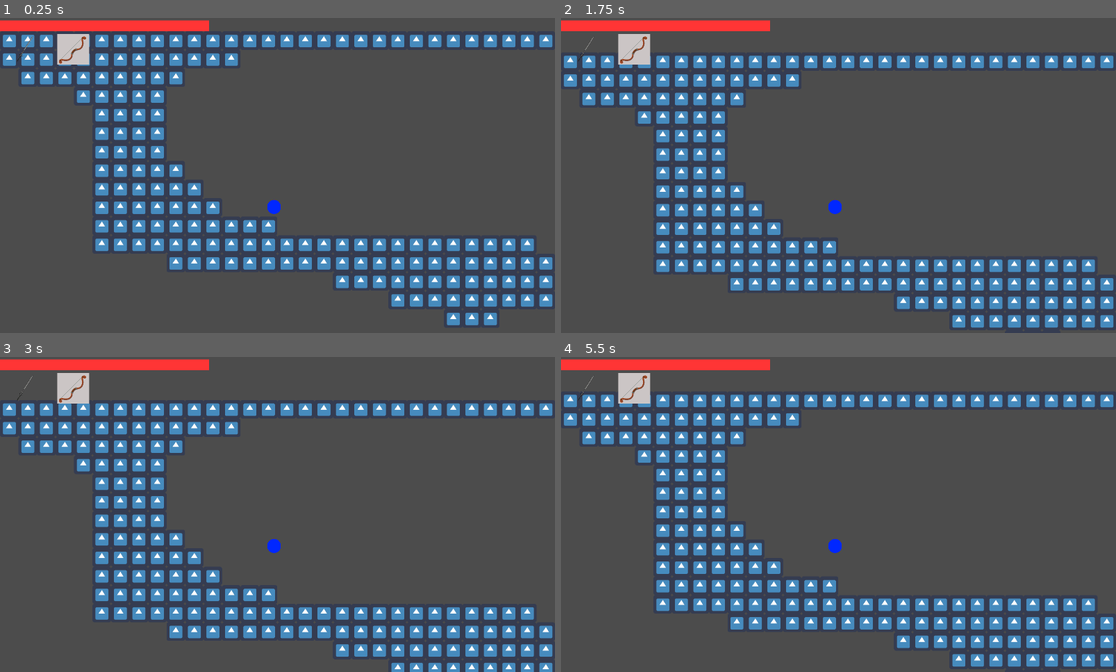
Above: before the commit, frames 1-4 (two rows, left to right).
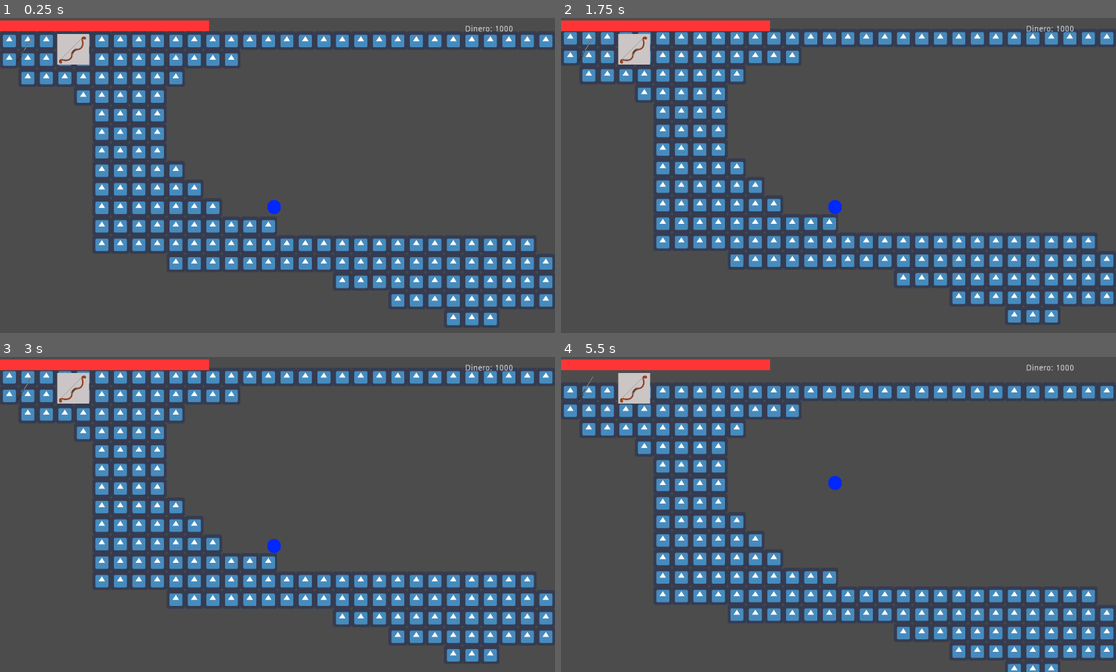
Above: after the commit, the same moments.

Repository: Krodha/Plataformas
Game: Godot game, scene res://Assets/Escenas/Mapa.tscn
The game is run twice, just before and just after one commit, with the same random seed, the same clock (stepped at 60 frames per second) and the same inputs. The engine's default icon, where the game draws it, is replaced by a stand-in: a white triangle on a blue panel in a dark square.
Inputs (mouse positions are in pixels of both pictures, inside the frame that each line leads up to):
- Up to frame 1 (0.25 s): no input
- Up to frame 2 (1.75 s): move the mouse to (960, 159) at 0.52 s; tap R (ui_r) at 0.6, 1.55 s; tap Enter at 1.25 s; move the mouse to (727, 191) at 1.27 s; click (727, 191) at 1.35 s
- Up to frame 3 (3 s): move the mouse to (333, 445) at 2.02 s; tap Space (Espacio) at 2.1 s; tap R (ui_r) at 2.3, 2.85 s; move the mouse to (249, 577) at 2.77 s
- Up to frame 4 (5.5 s): tap Space (Espacio) at 3.5, 5.1 s; move the mouse to (1005, 561) at 3.52 s; tap R (ui_r) at 3.6, 4.55, 5.3 s; move the mouse to (672, 467) at 4.27 s; click (672, 467) at 4.35 s; move the mouse to (866, 514) at 5.02 s

The runs differ from the first frame. In frame 1, less than 0.1% of the frame differs, in the area x 83-93%, y 2-5%; in frame 2, 21%; in frame 3, 24%, in the area x 0-100%, y 2-100%; in frame 4, 19%.

Commit message:
Menu Tocho
Nuevo mini menu para cuando estas jugando (de estos menus chiquitos que te salen en medio de la partida que siempre los activas sin querer, sabes?). Pues hice uno así con opciones como salir, reiniciar, cambiar la skin o ir al menu de escalado de habilidades, que es otro menú diferente en el que puedes subir habilidades con el dinero que vas ganando a medida que te cargas enemigos (Por ahora solo está funcional la velocidad, la vida y la fuerza aun están por conectar) Me siento Jesucristo porque hice esto todito ahora jiijiji

Diff:
--- a/Assets/Escenas/Calavera.gd
+++ b/Assets/Escenas/Calavera.gd
@@ -29,6 +29,7 @@
 		$Sprite.flip_h = true
 
 	if vidas_calavera <= 0:
+		GLOBAL.dinero += 100
 		queue_free()
 
 func _on_HitBox_body_entered(body):
--- a/Assets/Escenas/CalaveraLanzadora.gd
+++ b/Assets/Escenas/CalaveraLanzadora.gd
@@ -32,6 +32,7 @@
 		$Sprite.flip_h = true
 
 	if vidas_calavera <= 0:
+		GLOBAL.dinero += 250
 		queue_free()
 
 	$Position2D.look_at(jugador.global_position)
--- a/Assets/Escenas/Camera.gd
+++ b/Assets/Escenas/Camera.gd
@@ -7,7 +7,7 @@
 func _ready():
 	player_vivo = true
 
-func _process(delta):
+func _process(_delta):
 	if player_vivo:
 		global_position = player.global_position
 	$YOU_DIED.global_position = get_camera_position()
--- a/Assets/Escenas/GLOBAL.gd
+++ b/Assets/Escenas/GLOBAL.gd
@@ -1,3 +1,14 @@
 extends Node
 
 var player_skin : int
+
+onready var fuerza = 1
+onready var fuerza_lvl = 0
+
+onready var vida = 1
+onready var vida_lvl = 0
+
+onready var velocidad = 1
+onready var velocidad_lvl = 0
+
+onready var dinero = 1000
--- a/Assets/Escenas/HUD.gd
+++ b/Assets/Escenas/HUD.gd
@@ -1,4 +1,7 @@
 extends CanvasLayer
+
+func _process(_delta):
+	$Dinero_player.text = "Dinero: " + str(GLOBAL.dinero)
 
 func _on_Player_perder():
 	$ResetTimer.start()
--- a/Assets/Escenas/HUD.tscn
+++ b/Assets/Escenas/HUD.tscn
@@ -1,8 +1,9 @@
-[gd_scene load_steps=8 format=2]
+[gd_scene load_steps=9 format=2]
 
 [ext_resource path="res://Assets/Sprites/Espada.png" type="Texture" id=1]
 [ext_resource path="res://Assets/Escenas/HUD.gd" type="Script" id=2]
 [ext_resource path="res://Assets/Sprites/Arco.png" type="Texture" id=3]
+[ext_resource path="res://Assets/Escenas/Menu.tscn" type="PackedScene" id=4]
 
 [sub_resource type="Animation" id=1]
 resource_name = "CambiarAArco"
@@ -83,4 +84,23 @@
 "_edit_use_anchors_": false
 }
 
+[node name="Dinero_player" type="Label" parent="."]
+anchor_left = 0.838
+anchor_top = 0.023
+anchor_right = 0.924
+anchor_bottom = 0.049
+margin_left = -0.131958
+margin_top = 0.306322
+margin_right = -82.252
+margin_bottom = -13.9817
+rect_scale = Vector2( 2, 2 )
+align = 1
+valign = 1
+__meta__ = {
+"_edit_use_anchors_": false
+}
+
+[node name="Menu" parent="." instance=ExtResource( 4 )]
+visible = false
+
 [connection signal="timeout" from="ResetTimer" to="." method="_on_ResetTimer_timeout"]
--- a/Assets/Escenas/Mapa.gd
+++ b/Assets/Escenas/Mapa.gd
@@ -1,5 +1,5 @@
 extends Node
 
-func _physics_process(delta):
-	if Input.is_action_just_pressed("ui_r"):
-		get_tree().call_deferred("reload_current_scene")
+func _process(_delta):
+	if Input.is_action_just_pressed("exit"):
+		get_tree().get_nodes_in_group("HUD")[0].get_node("Menu").visible = true
--- /dev/null
+++ b/Assets/Escenas/Menu.gd
@@ -0,0 +1,23 @@
+extends Control
+
+
+
+func _on_Habilidades_pressed():
+	$MiniMenu.visible = false
+	$MenuHabilidades.visible = true
+
+
+func _on_Restart_pressed():
+	get_tree().call_deferred("reload_current_scene")
+
+
+func _on_Main_menu_pressed():
+	get_tree().quit()
+
+
+func _on_Skin_pressed():
+	get_tree().call_deferred("change_scene", "res://Assets/Escenas/Chose_skin.tscn")
+
+
+func _on_Quitar_pressed():
+	get_tree().get_nodes_in_group("HUD")[0].get_node("Menu").visible = false
--- /dev/null
+++ b/Assets/Escenas/Menu.tscn
@@ -0,0 +1,88 @@
+[gd_scene load_steps=4 format=2]
+
+[ext_resource path="res://Assets/Sprites/Menú Base.png" type="Texture" id=1]
+[ext_resource path="res://Assets/Escenas/Menu.gd" type="Script" id=2]
+[ext_resource path="res://Assets/Escenas/MenuHabilidades.tscn" type="PackedScene" id=3]
+
+[node name="Menu" type="Control" groups=[
+"Menu",
+]]
+anchor_right = 1.0
+anchor_bottom = 1.0
+script = ExtResource( 2 )
+__meta__ = {
+"_edit_use_anchors_": false
+}
+
+[node name="MiniMenu" type="NinePatchRect" parent="."]
+anchor_left = 0.01
+anchor_top = 0.01
+anchor_right = 0.264
+anchor_bottom = 0.707
+margin_right = 0.119995
+margin_bottom = -0.216003
+texture = ExtResource( 1 )
+patch_margin_left = 20
+patch_margin_top = 20
+patch_margin_right = 20
+patch_margin_bottom = 20
+__meta__ = {
+"_edit_use_anchors_": false
+}
+
+[node name="VBoxContainer" type="VBoxContainer" parent="MiniMenu"]
+anchor_left = 0.15
+anchor_top = 0.15
+anchor_right = 0.85
+anchor_bottom = 0.85
+custom_constants/separation = 40
+__meta__ = {
+"_edit_use_anchors_": false
+}
+
+[node name="Habilidades" type="Button" parent="MiniMenu/VBoxContainer"]
+margin_right = 341.0
+margin_bottom = 74.0
+size_flags_vertical = 3
+custom_colors/font_color_disabled = Color( 1, 1, 1, 1 )
+custom_colors/font_color = Color( 1, 1, 1, 1 )
+custom_colors/font_color_hover = Color( 1, 1, 1, 1 )
+custom_colors/font_color_pressed = Color( 1, 1, 1, 1 )
+text = "HABILIDADES"
+
+[node name="Skin" type="Button" parent="MiniMenu/VBoxContainer"]
+margin_top = 114.0
+margin_right = 341.0
+margin_bottom = 188.0
+size_flags_vertical = 3
+text = "SKIN"
+
+[node name="Restart" type="Button" parent="MiniMenu/VBoxContainer"]
+margin_top = 228.0
+margin_right = 341.0
+margin_bottom = 302.0
+size_flags_vertical = 3
+text = "REINICIAR"
+
+[node name="Quitar" type="Button" parent="MiniMenu/VBoxContainer"]
+margin_top = 342.0
+margin_right = 341.0
+margin_bottom = 416.0
+size_flags_vertical = 3
+text = "QUITAR MENÚ"
+
+[node name="Main_menu" type="Button" parent="MiniMenu/VBoxContainer"]
+margin_top = 456.0
+margin_right = 341.0
+margin_bottom = 530.0
+size_flags_vertical = 3
+text = "MENÚ PRINCIPAL"
+
+[node name="MenuHabilidades" parent="." instance=ExtResource( 3 )]
+visible = false
+
+[connection signal="pressed" from="MiniMenu/VBoxContainer/Habilidades" to="." method="_on_Habilidades_pressed"]
+[connection signal="pressed" from="MiniMenu/VBoxContainer/Skin" to="." method="_on_Skin_pressed"]
+[connection signal="pressed" from="MiniMenu/VBoxContainer/Restart" to="." method="_on_Restart_pressed"]
+[connection signal="pressed" from="MiniMenu/VBoxContainer/Quitar" to="." method="_on_Quitar_pressed"]
+[connection signal="pressed" from="MiniMenu/VBoxContainer/Main_menu" to="." method="_on_Main_menu_pressed"]
--- /dev/null
+++ b/Assets/Escenas/MenuHabilidades.gd
@@ -0,0 +1,33 @@
+extends Control
+
+func _process(_delta):
+	GLOBAL.dinero = clamp(GLOBAL.dinero,0,999999999)
+	$NinePatchRect/HBoxContainer/Value/Vida.text = "Nivel " + str(GLOBAL.vida_lvl)
+	$NinePatchRect/HBoxContainer/Value/Fuerza.text ="Nivel " + str(GLOBAL.fuerza_lvl)
+	$NinePatchRect/HBoxContainer/Value/Velocidad.text = "Nivel " + str(GLOBAL.velocidad_lvl)
+
+
+func _on_Vida_pressed():
+	if GLOBAL.dinero >= 150:
+		GLOBAL.vida += 10
+		GLOBAL.vida_lvl += 1
+		GLOBAL.dinero -= 150
+
+
+func _on_Fuerza_pressed():
+	if GLOBAL.dinero >= 75:
+		GLOBAL.fuerza +=10
+		GLOBAL.fuerza_lvl += 1
+		GLOBAL.dinero -= 75
+
+
+func _on_Velocidad_pressed():
+	if GLOBAL.dinero >= 50:
+		GLOBAL.velocidad += 10
+		GLOBAL.velocidad_lvl += 1
+		GLOBAL.dinero -= 50
+
+
+func _on_Button_pressed():
+	get_tree().get_nodes_in_group("Menu")[0].get_node("MenuHabilidades").visible = false
+	get_tree().get_nodes_in_group("Menu")[0].get_node("MiniMenu").visible = true
--- a/Assets/Escenas/MenuHabilidades.tscn
+++ b/Assets/Escenas/MenuHabilidades.tscn
@@ -1,10 +1,12 @@
-[gd_scene load_steps=2 format=2]
+[gd_scene load_steps=3 format=2]
 
 [ext_resource path="res://Assets/Sprites/Menú Base.png" type="Texture" id=1]
+[ext_resource path="res://Assets/Escenas/MenuHabilidades.gd" type="Script" id=2]
 
 [node name="MenuHabilidades" type="Control"]
 anchor_right = 1.0
 anchor_bottom = 1.0
+script = ExtResource( 2 )
 __meta__ = {
 "_edit_use_anchors_": false
 }
@@ -27,6 +29,18 @@
 "_edit_use_anchors_": false
 }
 
+[node name="Button" type="Button" parent="NinePatchRect"]
+anchor_left = 0.85
+anchor_top = 0.03
+anchor_right = 0.914
+anchor_bottom = 0.067
+margin_right = -61.12
+margin_bottom = -12.94
+text = "VOLVER"
+__meta__ = {
+"_edit_use_anchors_": false
+}
+
 [node name="HBoxContainer" type="HBoxContainer" parent="NinePatchRect"]
 anchor_right = 1.0
 anchor_bottom = 1.0
@@ -41,13 +55,13 @@
 "_edit_use_anchors_": false
 }
 
-[node name="Text" type="VBoxContainer" parent="NinePatchRect/HBoxContainer"]
-margin_left = 236.0
-margin_right = 298.0
-margin_bottom = 340.0
-alignment = 1
-
-[node name="Vida" type="Label" parent="NinePatchRect/HBoxContainer/Text"]
+[node name="Name" type="VBoxContainer" parent="NinePatchRect/HBoxContainer"]
+margin_left = 215.0
+margin_right = 277.0
+margin_bottom = 340.0
+alignment = 1
+
+[node name="Vida" type="Label" parent="NinePatchRect/HBoxContainer/Name"]
 margin_right = 62.0
 margin_bottom = 105.0
 size_flags_vertical = 3
@@ -55,12 +69,12 @@
 align = 1
 valign = 1
 
-[node name="HSeparator" type="HSeparator" parent="NinePatchRect/HBoxContainer/Text"]
-margin_top = 109.0
-margin_right = 62.0
-margin_bottom = 113.0
-
-[node name="Fuerza" type="Label" parent="NinePatchRect/HBoxContainer/Text"]
+[node name="HSeparator" type="HSeparator" parent="NinePatchRect/HBoxContainer/Name"]
+margin_top = 109.0
+margin_right = 62.0
+margin_bottom = 113.0
+
+[node name="Fuerza" type="Label" parent="NinePatchRect/HBoxContainer/Name"]
 margin_top = 117.0
 margin_right = 62.0
 margin_bottom = 222.0
@@ -69,12 +83,12 @@
 align = 1
 valign = 1
 
-[node name="HSeparator2" type="HSeparator" parent="NinePatchRect/HBoxContainer/Text"]
-margin_top = 226.0
-margin_right = 62.0
-margin_bottom = 230.0
-
-[node name="Velocidad" type="Label" parent="NinePatchRect/HBoxContainer/Text"]
+[node name="HSeparator2" type="HSeparator" parent="NinePatchRect/HBoxContainer/Name"]
+margin_top = 226.0
+margin_right = 62.0
+margin_bottom = 230.0
+
+[node name="Velocidad" type="Label" parent="NinePatchRect/HBoxContainer/Name"]
 margin_top = 234.0
 margin_right = 62.0
 margin_bottom = 340.0
@@ -84,18 +98,63 @@
 valign = 1
 
 [node name="VSeparator2" type="VSeparator" parent="NinePatchRect/HBoxContainer"]
-margin_left = 302.0
-margin_right = 332.0
+margin_left = 281.0
+margin_right = 311.0
 margin_bottom = 340.0
 rect_min_size = Vector2( 30, 0 )
 
-[node name="Cost" type="VBoxContainer" parent="NinePatchRect/HBoxContainer"]
-margin_left = 336.0
-margin_right = 412.0
-margin_bottom = 340.0
-alignment = 1
-
-[node name="Vida" type="Label" parent="NinePatchRect/HBoxContainer/Cost"]
+[node name="Value" type="VBoxContainer" parent="NinePatchRect/HBoxContainer"]
+margin_left = 315.0
+margin_right = 318.0
+margin_bottom = 340.0
+alignment = 1
+
+[node name="Vida" type="Label" parent="NinePatchRect/HBoxContainer/Value"]
+margin_right = 3.0
+margin_bottom = 105.0
+size_flags_vertical = 3
+align = 1
+valign = 1
+
+[node name="HSeparator" type="HSeparator" parent="NinePatchRect/HBoxContainer/Value"]
+margin_top = 109.0
+margin_right = 3.0
+margin_bottom = 113.0
+
+[node name="Fuerza" type="Label" parent="NinePatchRect/HBoxContainer/Value"]
+margin_top = 117.0
+margin_right = 3.0
+margin_bottom = 222.0
+size_flags_vertical = 3
+align = 1
+valign = 1
+
+[node name="HSeparator2" type="HSeparator" parent="NinePatchRect/HBoxContainer/Value"]
+margin_top = 226.0
+margin_right = 3.0
+margin_bottom = 230.0
+
+[node name="Velocidad" type="Label" parent="NinePatchRect/HBoxContainer/Value"]
+margin_top = 234.0
+margin_right = 3.0
+margin_bottom = 340.0
+size_flags_vertical = 3
+align = 1
+valign = 1
+
+[node name="VSeparator3" type="VSeparator" parent="NinePatchRect/HBoxContainer"]
+margin_left = 322.0
+margin_right = 352.0
+margin_bottom = 340.0
+rect_min_size = Vector2( 30, 0 )
+
+[node name="Level" type="VBoxContainer" parent="NinePatchRect/HBoxContainer"]
+margin_left = 356.0
+margin_right = 432.0
+margin_bottom = 340.0
+alignment = 1
+
+[node name="Vida" type="Label" parent="NinePatchRect/HBoxContainer/Level"]
 margin_right = 76.0
 margin_bottom = 105.0
 size_flags_vertical = 3
@@ -103,12 +162,12 @@
 align = 1
 valign = 1
 
-[node name="HSeparator3" type="HSeparator" parent="NinePatchRect/HBoxContainer/Cost"]
-margin_top = 109.0
-margin_right = 76.0
-margin_bottom = 113.0
-
-[node name="Fuerza" type="Label" parent="NinePatchRect/HBoxContainer/Cost"]
+[node name="HSeparator3" type="HSeparator" parent="NinePatchRect/HBoxContainer/Level"]
+margin_top = 109.0
+margin_right = 76.0
+margin_bottom = 113.0
+
+[node name="Fuerza" type="Label" parent="NinePatchRect/HBoxContainer/Level"]
 margin_top = 117.0
 margin_right = 76.0
 margin_bottom = 222.0
@@ -116,12 +175,12 @@
 text = "75 dineros"
 valign = 1
 
-[node name="HSeparator4" type="HSeparator" parent="NinePatchRect/HBoxContainer/Cost"]
-margin_top = 226.0
-margin_right = 76.0
-margin_bottom = 230.0
-
-[node name="Velocidad" type="Label" parent="NinePatchRect/HBoxContainer/Cost"]
+[node name="HSeparator4" type="HSeparator" parent="NinePatchRect/HBoxContainer/Level"]
+margin_top = 226.0
+margin_right = 76.0
+margin_bottom = 230.0
+
+[node name="Velocidad" type="Label" parent="NinePatchRect/HBoxContainer/Level"]
 margin_top = 234.0
 margin_right = 76.0
 margin_bottom = 340.0
@@ -130,14 +189,14 @@
 valign = 1
 
 [node name="VSeparator" type="VSeparator" parent="NinePatchRect/HBoxContainer"]
-margin_left = 416.0
-margin_right = 446.0
+margin_left = 436.0
+margin_right = 466.0
 margin_bottom = 340.0
 rect_min_size = Vector2( 30, 0 )
 
 [node name="Payment" type="VBoxContainer" parent="NinePatchRect/HBoxContainer"]
-margin_left = 450.0
-margin_right = 524.0
+margin_left = 470.0
+margin_right = 544.0
 margin_bottom = 340.0
 alignment = 1
 
@@ -170,3 +229,8 @@
 margin_bottom = 340.0
 size_flags_vertical = 3
 text = "Velocidad"
+
+[connection signal="pressed" from="NinePatchRect/Button" to="." method="_on_Button_pressed"]
+[connection signal="pressed" from="NinePatchRect/HBoxContainer/Payment/Vida" to="." method="_on_Vida_pressed"]
+[connection signal="pressed" from="NinePatchRect/HBoxContainer/Payment/Fuerza" to="." method="_on_Fuerza_pressed"]
+[connection signal="pressed" from="NinePatchRect/HBoxContainer/Payment/Velocidad" to="." method="_on_Velocidad_pressed"]
--- a/Assets/Escenas/Player.gd
+++ b/Assets/Escenas/Player.gd
@@ -30,8 +30,6 @@
 
 
 func _physics_process(delta):
-	if Input.is_action_pressed("exit"):
-		get_tree().quit()
 
 	movimiento.y += GRAVEDAD * 100 * delta
 	if $RayCast2D.is_colliding():
@@ -78,7 +76,7 @@
 		elif get_axis().x == -1:
 			$HurtBox/Area2D.position.x = -60
 		if get_axis().x != 0:
-			movimiento.x = get_axis().x * velocidad
+			movimiento.x = get_axis().x * (velocidad + GLOBAL.velocidad)
 		else:
 			movimiento.x = lerp(movimiento.x, 0, 0.2)
 
--- a/Assets/Escenas/Shrek.gd
+++ b/Assets/Escenas/Shrek.gd
@@ -33,6 +33,7 @@
 		else:
 			movimiento.x = 0
 		if vidas_shrek <= 0:
+			GLOBAL.dinero += 1000
 			queue_free()
 
 
